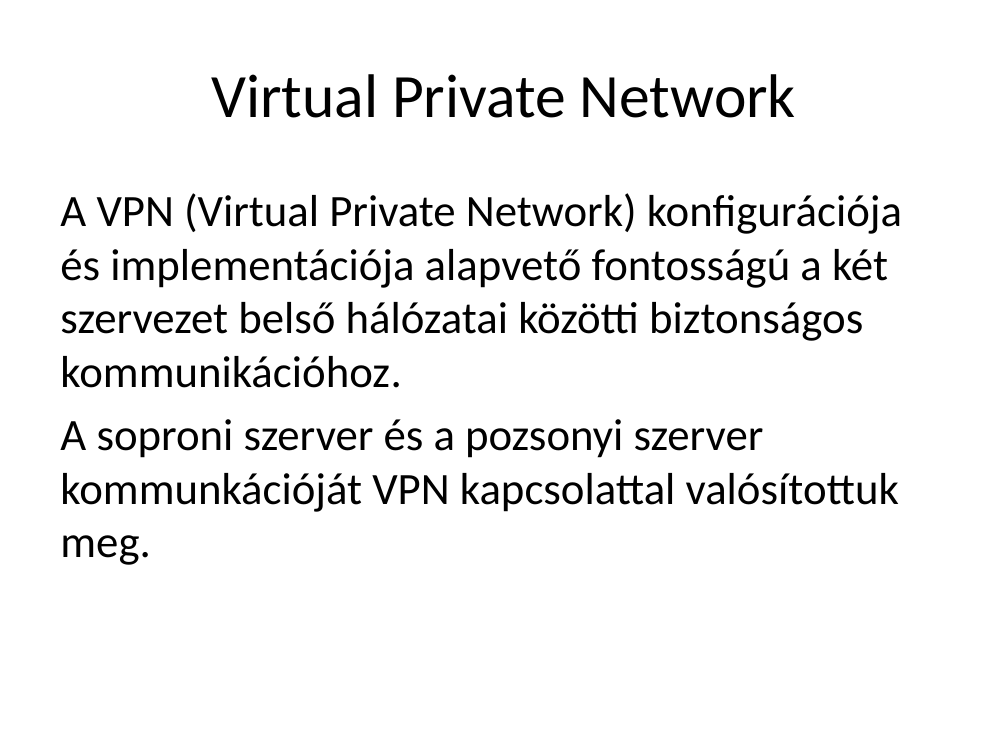
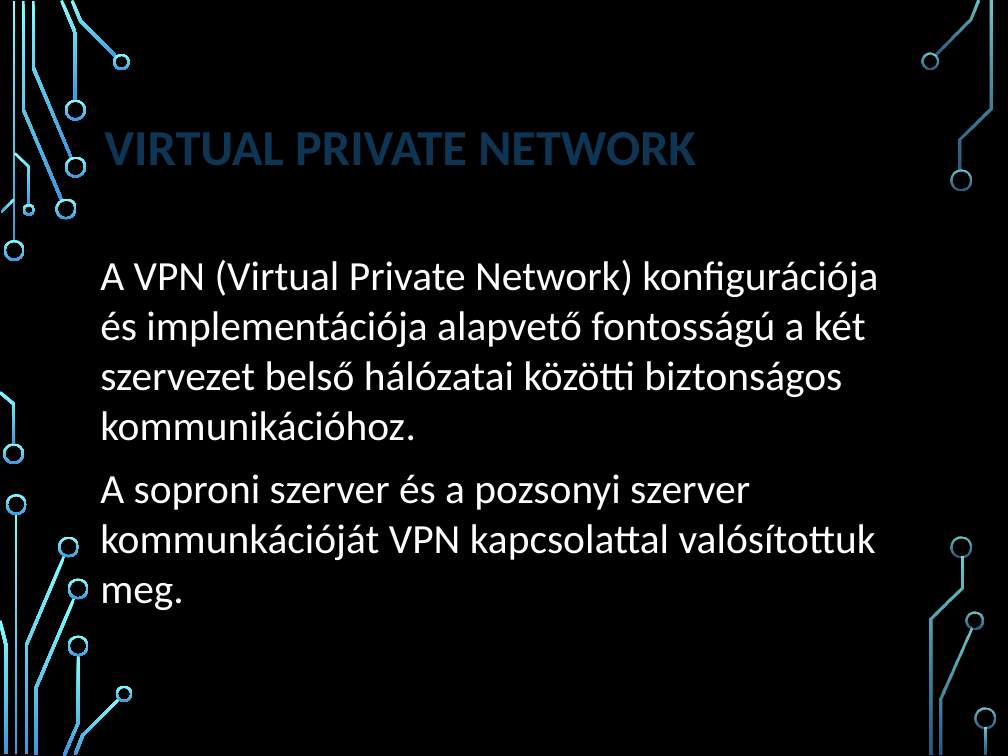
Before and after one commit to LocskaG/Uzemelteto_vizsgaremek_2024, a slide deck: slide 10 of BEMUTATÓ/Halozattervezesi_vizsgaremek_ppt.pptx. Drawn at 1008x756 pixels with LibreOffice and Linux fonts; fonts in the diff are those of the drawing; background and template pictures are left out. Boxes give left, top, right and bottom in pixels: in the first picture for what was removed or moved away, otherwise in the second. Text is boxed around its words. In the diff, an @@ line names an element or a change of style, - is before the commit and + after.

```diff
--- a/BEMUTATÓ/Halozattervezesi_vizsgaremek_ppt.pptx
+++ b/BEMUTATÓ/Halozattervezesi_vizsgaremek_ppt.pptx
@@ background #FFFFFF to picture (left out) @@
@@ title at [104,132,696,165]: text changed; size 44 to 36 pt; text colour #000000 to #0E3554; bold on @@
-Virtual Private Network
+VIRTUAL PRIVATE NETWORK
@@ text "A VPN (Virtual Private Network) ...": place and size @@
-text "A VPN (Virtual Private Network) ..." at [60,193,902,565]
+text "A VPN (Virtual Private Network) ..." at [100,260,878,610]
@@ text "A VPN (Virtual Private Network) ..." at [100,260,878,610]: size 32 to 29.6 pt, text colour #000000 to #FFFFFF; more space between paragraphs; vertical alignment top to middle @@
@@ group added at [0,0,995,756]: 33 freeform shapes, 3 rectangles @@
```
Also in this commit, not shown: 13 other slides changed, 4 slides added, 4 slides removed.
